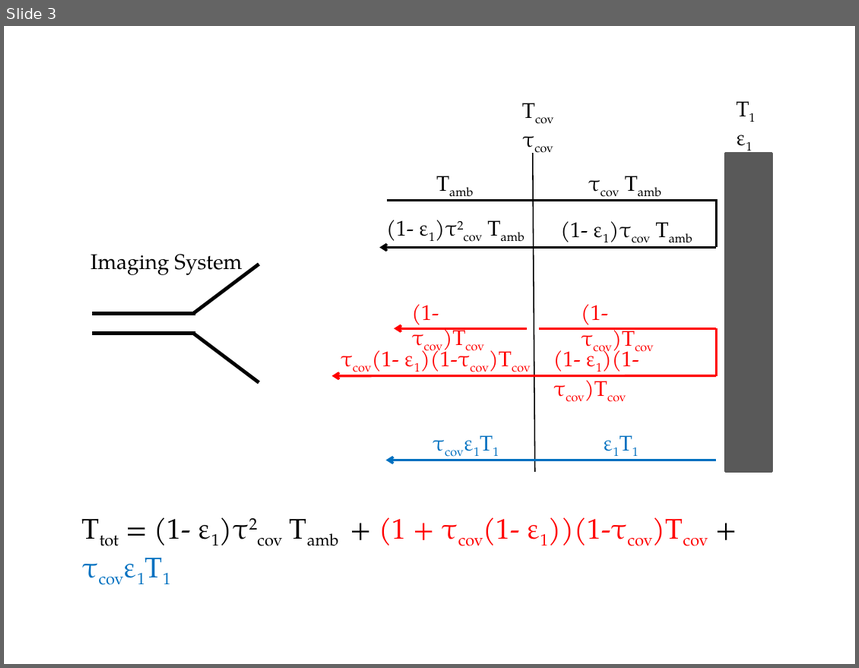
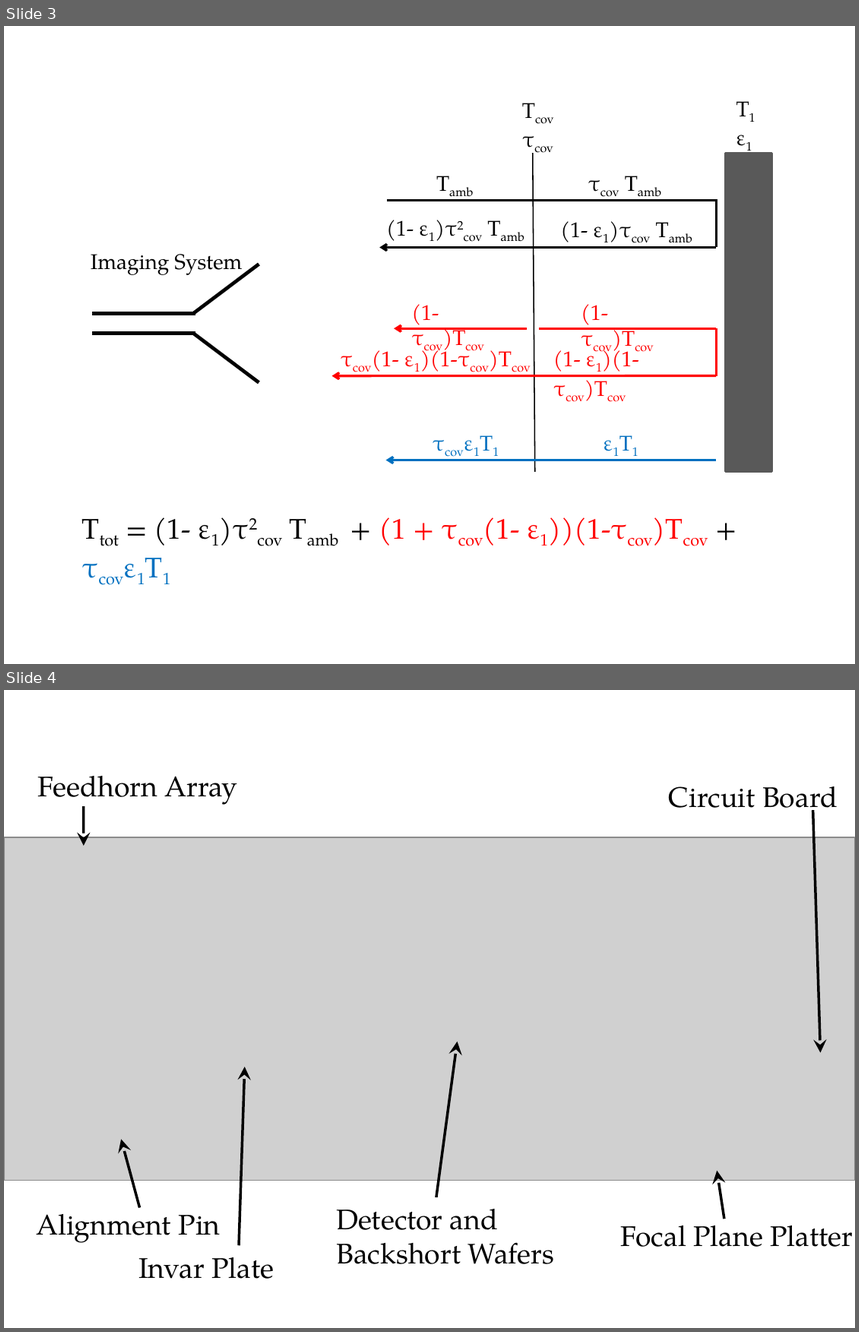
Before and after one commit to danbek/thesis, a slide deck: support/thesis-drawings.pptx. Shown one above the other, each under a label of ours: slide 3 before the commit, slides 3 and 4 after it. The pictures are 859x668 and 859x1332 pixels, drawn with LibreOffice and Linux fonts; fonts in the diff are those of the drawing; grey boxes stand for pictures. Boxes give left, top, right and bottom in pixels: in the first picture for what was removed or moved away, otherwise in the second. Text is boxed around its words. In the diff, an @@ line names an element or a change of style, - is before the commit and + after.

Commit message:
Add focal plane cross-section to ch 5

```diff
--- a/support/thesis-drawings.pptx
+++ b/support/thesis-drawings.pptx
@@ slide 4 added at (x1=4, y1=690, x2=855, y2=1328), background #FFFFFF @@
@@ group added at (x1=4, y1=776, x2=855, y2=1279): 6 texts, 6 arrows, 1 picture @@
+Feedhorn Array
+Focal Plane Platter
+Alignment Pin
+Invar Plate
+Detector and Backshort Wafers
+Circuit Board
```
Also in this commit, not shown: 3 other files.
